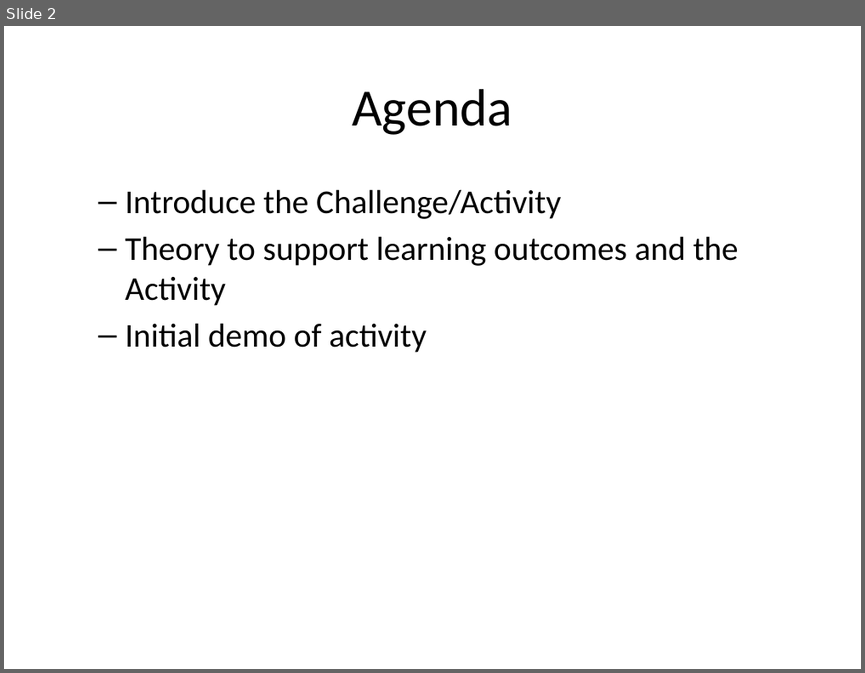
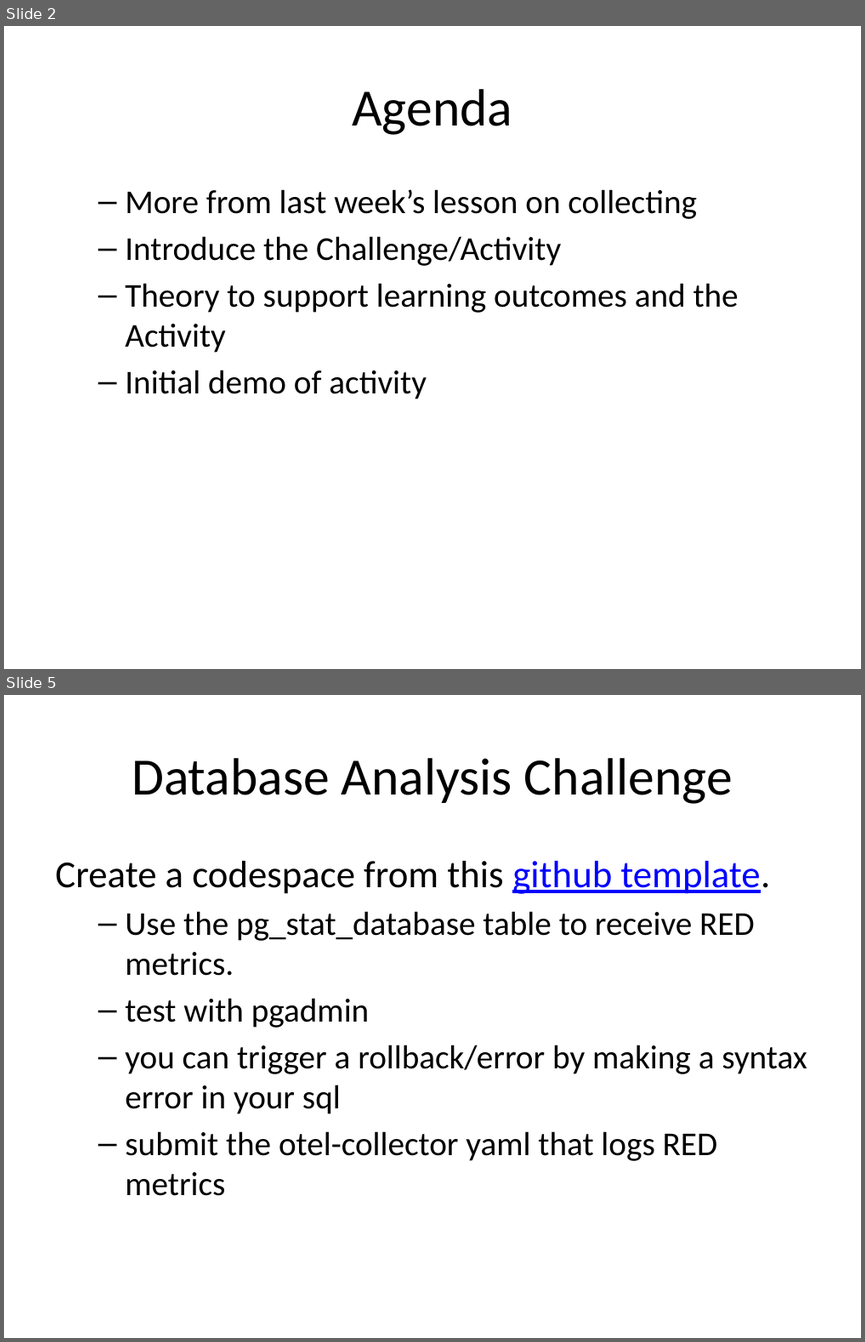
Before and after one commit to rhildred/INFO8985, a slide deck: database_analysis/slides.pptx. Shown one above the other, each under a label of ours: slide 2 before the commit, slides 2 and 5 after it; the slides between them are not shown. The pictures are 865x673 and 865x1342 pixels, drawn with LibreOffice and Linux fonts; fonts in the diff are those of the drawing. Boxes give left, top, right and bottom in pixels: in the first picture for what was removed or moved away, otherwise in the second. Text is boxed around its words. In the diff, an @@ line names an element or a change of style, - is before the commit and + after.

```diff
--- a/database_analysis/slides.pptx
+++ b/database_analysis/slides.pptx
@@ slide 5 added at (4,695,861,1338), background #FFFFFF @@
@@ title added at (132,758,732,804), 44 pt, text #000000 @@
+Database Analysis Challenge
@@ text added at (55,861,807,1196), 28 pt, text #000000 @@
+Create a codespace from this github template.
+  – Use the pg_stat_database table to receive RED metrics.
+  – test with pgadmin
+  – you can trigger a rollback/error by making a syntax error in your sql
+  – submit the otel-collector yaml that logs RED metrics
@@ slide 2 changed as well @@
@@ text at (125,189,697,219): paragraph added @@
+  – More from last week’s lesson on collecting
```
Also in this commit, not shown: 1 other slide changed, 16 other slides added, 15 other files.
